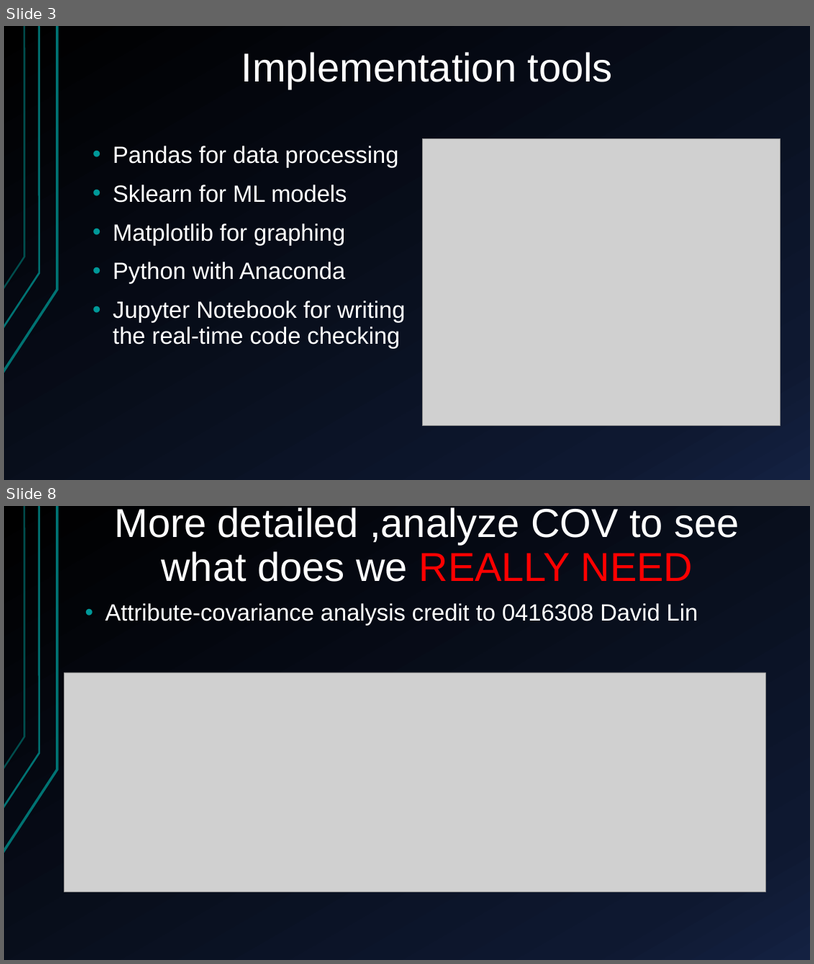
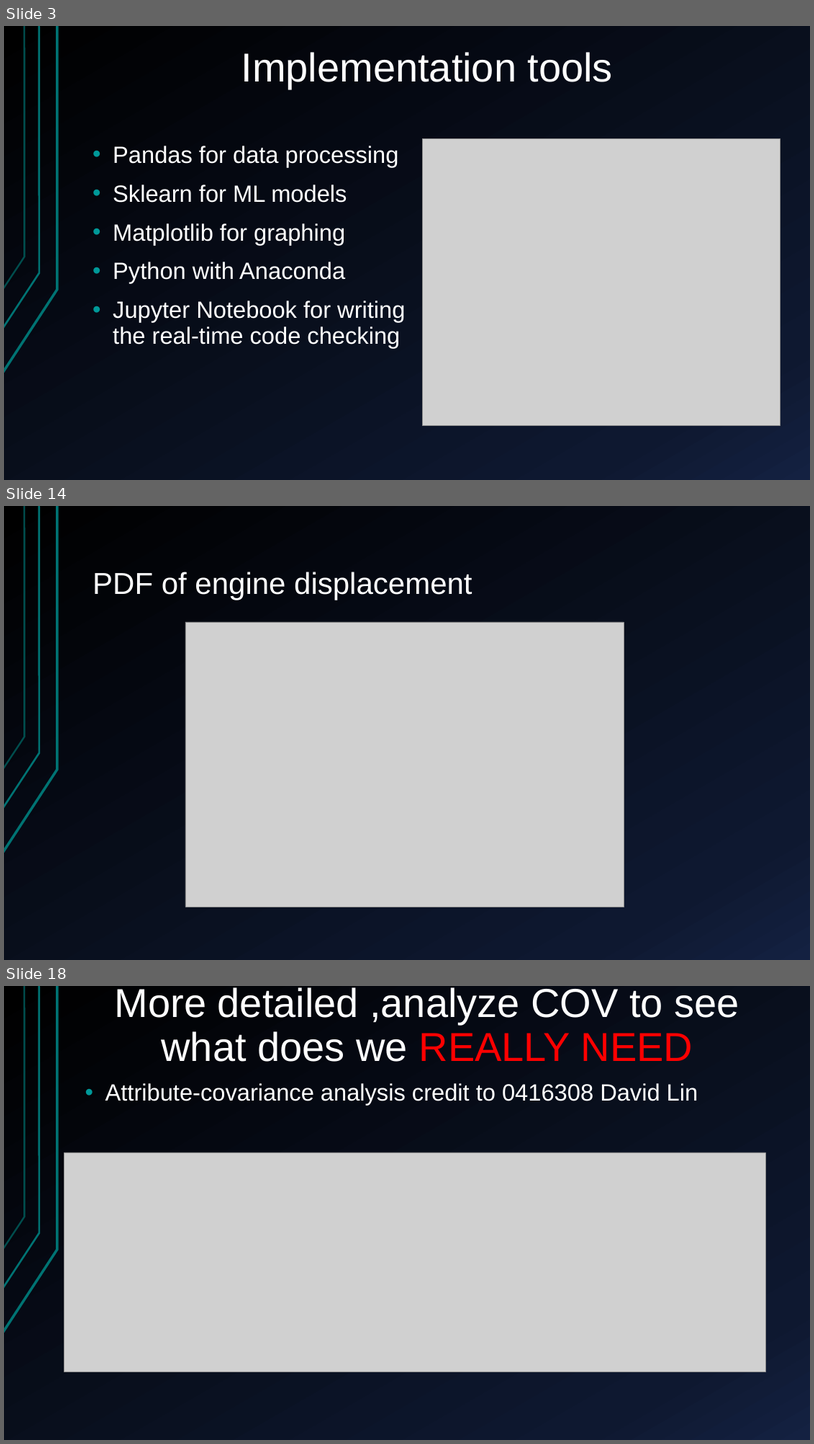
Before and after one commit to Alfons0329/Machine_Learning_Fall_2017, a slide deck: Final_proj/Presentation.pptx. Shown one above the other, each under a label of ours: slides 3 and 8 before the commit, slides 3, 14 and 18 after it; the slides between them are not shown. The pictures are 814x964 and 814x1444 pixels, drawn with LibreOffice and Linux fonts; fonts in the diff are those of the drawing; grey boxes stand for pictures. Boxes give left, top, right and bottom in pixels: in the first picture for what was removed or moved away, otherwise in the second. Text is boxed around its words. In the diff, an @@ line names an element or a change of style, - is before the commit and + after.

```diff
--- a/Final_proj/Presentation.pptx
+++ b/Final_proj/Presentation.pptx
@@ slide 14 added at [4,506,810,960], background gradient #000000 to #0F1931 to #142242; not listed: 3 template elements that a slide beside it also shows @@
@@ title added at [93,572,472,600], 36 pt, text #FFFFFF @@
+PDF of engine displacement
@@ picture added at [185,622,624,906] @@
@@ what was slide 8 is now slide 18 @@
```
Also in this commit, not shown: 10 slides changed, 15 other slides added, 3 slides removed, 5 other files.
